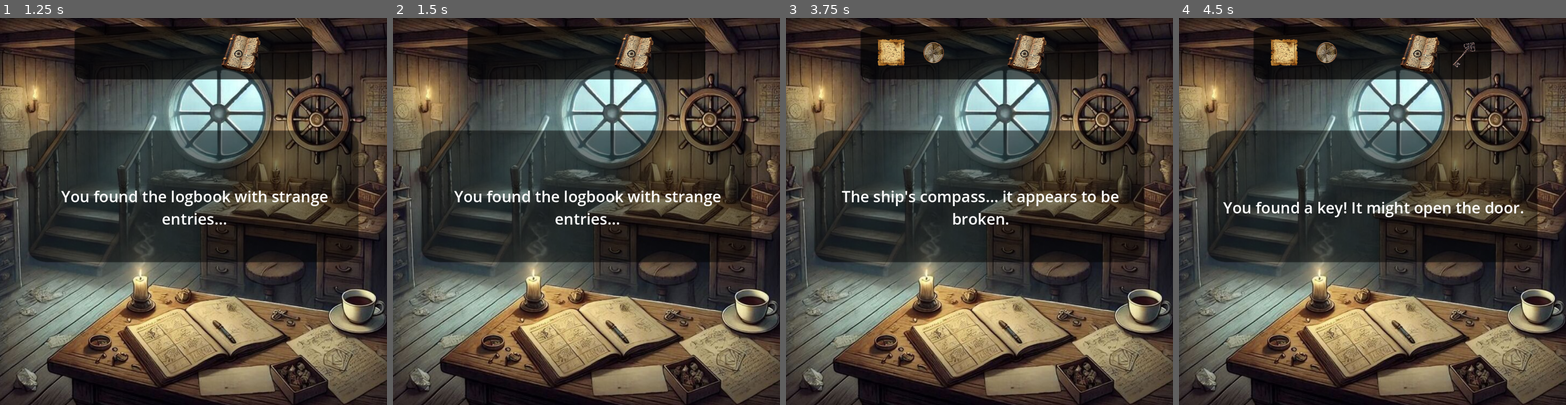
Above: before the commit, frames 1-4 (left to right).
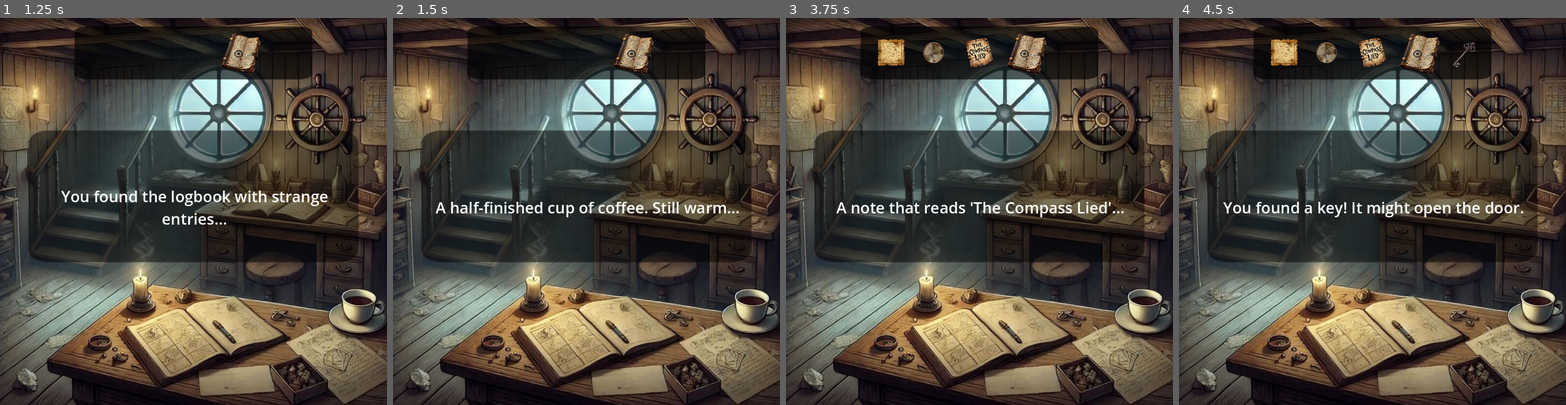
Above: after the commit, the same moments.

Repository: MasonPrather/AWakeInTheDarkKSU
Game: Godot game, scene res://Scenes/captains_cabin.tscn
Same seed, same stepped clock (60 frames per second), same inputs: the game is played once before the commit and once after it.
Inputs (mouse positions are in pixels of both pictures, inside the frame that each line leads up to):
- Up to frame 1 (1.25 s): tap Enter at 0.5 s; move the mouse to (201, 335) at 0.52 s; click (201, 335) at 0.67 s
- Up to frame 2 (1.5 s): tap Space at 1.25 s; move the mouse to (752, 304) at 1.27 s; click (752, 304) at 1.42 s
- Up to frame 3 (3.75 s): tap Enter at 2, 3.5 s; move the mouse to (801, 118) at 2.02 s; click (801, 118) at 2.17 s; tap Space at 2.75 s; move the mouse to (886, 343) at 2.77 s; click (886, 343) at 2.92 s; move the mouse to (840, 339) at 3.52 s; click (840, 339) at 3.67 s
- Up to frame 4 (4.5 s): tap Space at 4.25 s; move the mouse to (1515, 188) at 4.27 s; click (1515, 188) at 4.42 s

Frame 1 is identical in both runs. In frame 2, 1.9% of the frame differs, in the area x 11-90%, y 44-54%; in frame 3, 2.2%, in the area x 13-88%, y 5-54%; in frame 4, 0.4%.

Commit message:
Fix note and coffee cup  elements in captain's cabin scene

Diff:
--- a/awakeinthedark/Scripts/captains_cabin.gd
+++ b/awakeinthedark/Scripts/captains_cabin.gd
@@ -20,7 +20,6 @@
 			add_to_inventory("logbook")
 
 		"coffee_cup":
-			$CoffeeCupItem.visible = true
 			print("A half-finished cup of coffee. Still warm...")
 			dialogue_popup.show_dialogue("A half-finished cup of coffee. Still warm...")
 
@@ -37,8 +36,8 @@
 			add_to_inventory("compass")
 
 
-		"compass_note":
-			$CompassNoteItem.visible = true
+		"note":
+			$NoteItem.visible = true
 			print("A note that reads 'The Compass Lied'...")
 			dialogue_popup.show_dialogue("A note that reads 'The Compass Lied'...")
 			add_to_inventory("compass_note")
--- a/awakeinthedark/Scripts/coffee_cup_area.gd
+++ b/awakeinthedark/Scripts/coffee_cup_area.gd
@@ -1,6 +1,6 @@
 extends Area2D
 
-var item_name = "coffee cup"
+var item_name = "coffee_cup"
 
 func _ready():
 	input_pickable = true
